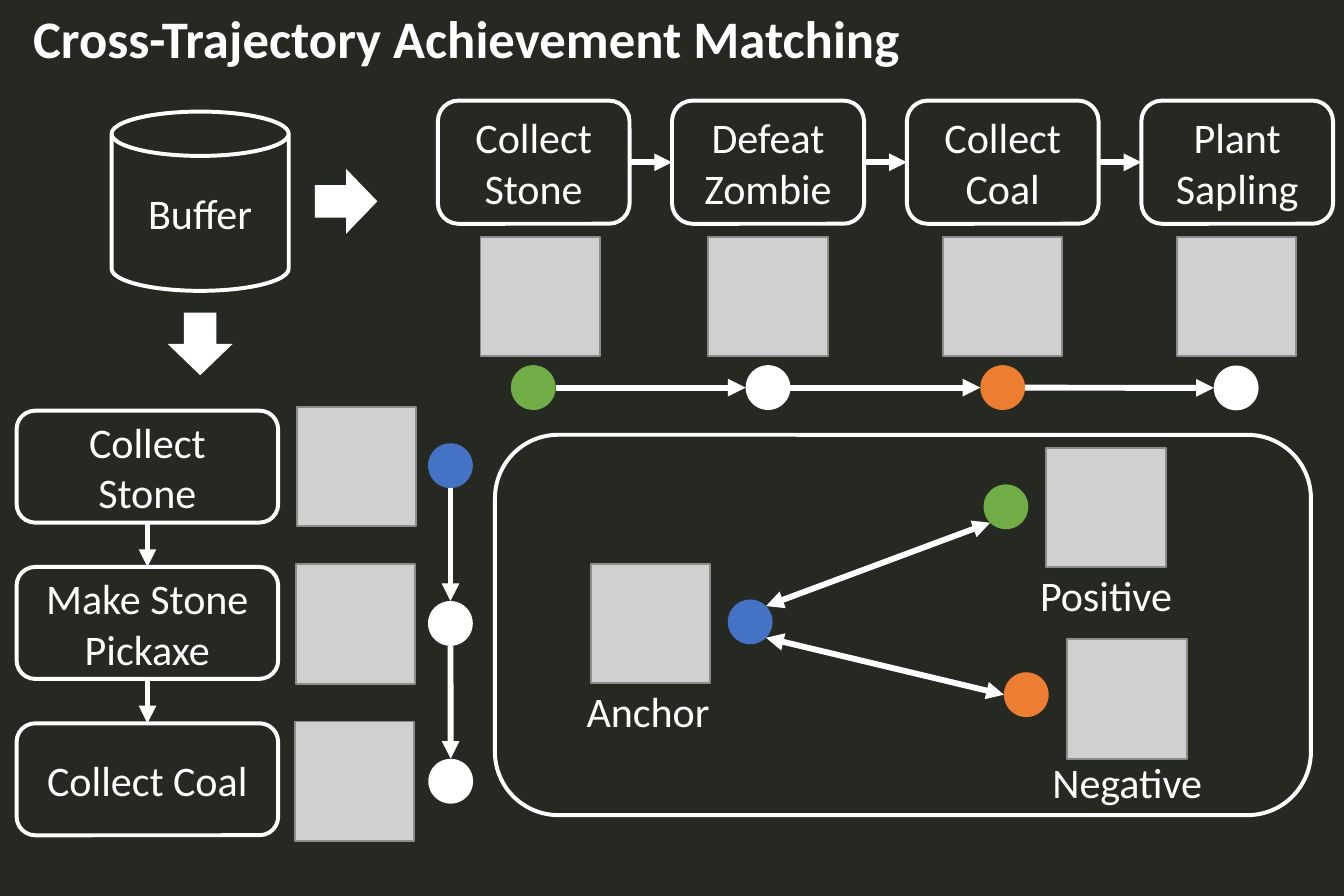
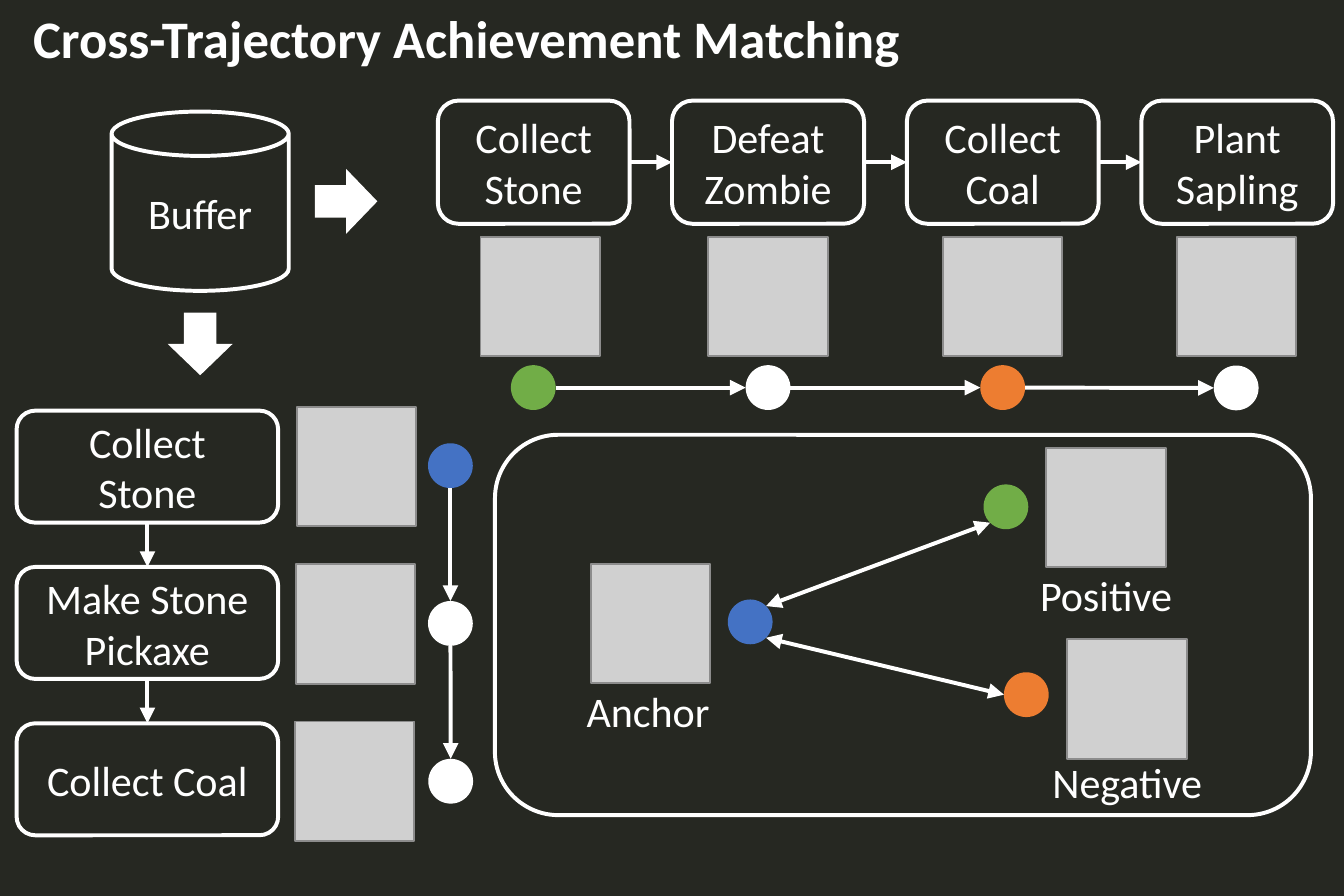
Before and after one commit to symoon11/symoon11.github.io, a slide deck: slide 10 of images/moon23neurips_dark.pptx. Drawn at 1344x896 pixels with LibreOffice and Linux fonts; fonts in the diff are those of the drawing; grey boxes stand for pictures. Boxes give left, top, right and bottom in pixels: in the first picture for what was removed or moved away, otherwise in the second. Text is boxed around its words. In the diff, an @@ line names an element or a change of style, - is before the commit and + after.

```diff
--- a/images/moon23neurips_dark.pptx
+++ b/images/moon23neurips_dark.pptx
@@ arrow (629, 163) - (671, 163): stroke #FFFFFF 2.25 pt to #FFFFFF 1.5 pt @@
@@ arrow (1098, 163) - (1141, 163): stroke #FFFFFF 2.25 pt to #FFFFFF 1.5 pt @@
@@ arrow (555, 387) - (745, 387): stroke #FFFFFF 2.25 pt to #FFFFFF 1.5 pt @@
@@ arrow (790, 387) - (980, 387): stroke #FFFFFF 2.25 pt to #FFFFFF 1.5 pt @@
@@ arrow (1026, 387) - (1213, 389): stroke #FFFFFF 2.25 pt to #FFFFFF 1.5 pt @@
@@ arrow (451, 487) - (451, 601): stroke #FFFFFF 2.25 pt to #FFFFFF 1.5 pt @@
@@ arrow (148, 523) - (148, 567): stroke #FFFFFF 2.25 pt to #FFFFFF 1.5 pt @@
@@ double arrow (990, 523) - (766, 607): stroke #FFFFFF 2.25 pt to #FFFFFF 1.5 pt @@
@@ arrow (451, 646) - (451, 758): stroke #FFFFFF 2.25 pt to #FFFFFF 1.5 pt @@
@@ double arrow (766, 637) - (1003, 694): stroke #FFFFFF 2.25 pt to #FFFFFF 1.5 pt @@
@@ arrow (148, 679) - (148, 722): stroke #FFFFFF 2.25 pt to #FFFFFF 1.5 pt @@
```
Also in this commit, not shown: 10 other slides changed, 8 other files.
